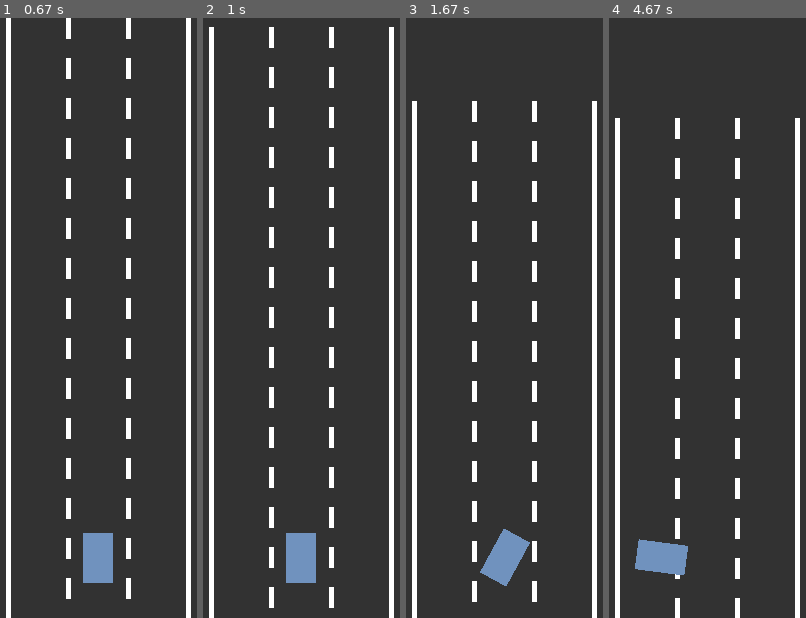
Above: before the commit, frames 1-4 (left to right).
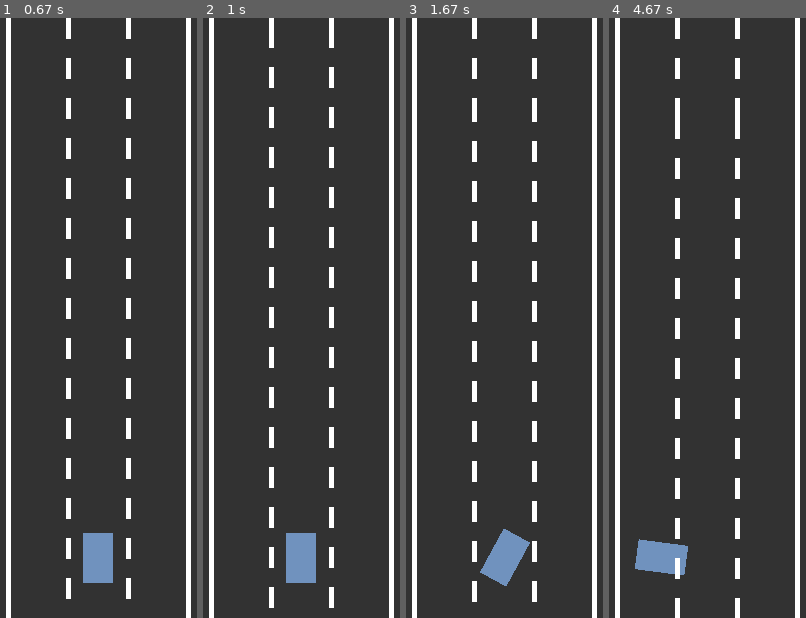
Above: after the commit, the same moments.

Repository: kc-raahi/self-driving-car-sim
Game: pygame game, started from car.py
Same seed, same stepped clock (60 frames per second), same inputs: the game is played once before the commit and once after it.
Inputs:
- Up to frame 1 (0.67 s): hold Right from 0.33 s (still down)
- Up to frame 2 (1 s): release Right at 0.8 s; hold Up from 0.83 s (still down)
- Up to frame 3 (1.67 s): release Up at 1.3 s; hold Right from 1.33 s (still down)
- Up to frame 4 (4.67 s): release Right at 1.8 s; hold Down 2.4-2.7 s; hold Left 2.73-3.13 s; hold Up 3.17-3.53 s; hold Right 3.57-4.2 s; hold Down 4.23-4.6 s; hold Left from 4.63 s (still down)

Frame 1 is identical in both runs. In frame 2, 0.2% of the frame differs, in the area x 3-97%, y 0-2%; in frame 3, 1.1%; in frame 4, 1.4%, in the area x 3-97%, y 0-93%.

Commit message:
20230710 - beginning road scrolling functionality

Diff:
--- a/car.py
+++ b/car.py
@@ -140,7 +140,7 @@
     #https://stackoverflow.com/questions/29582596/pygame-translate-surface-a-given-amount
     def scroll(self, my_screen, y):
         temp = my_screen.copy()
-        my_screen.fill(ROAD_COL)
+        self.draw(temp)
         my_screen.blit(temp, (0, y+SCREEN_HEIGHT * 0.9))
 
 
